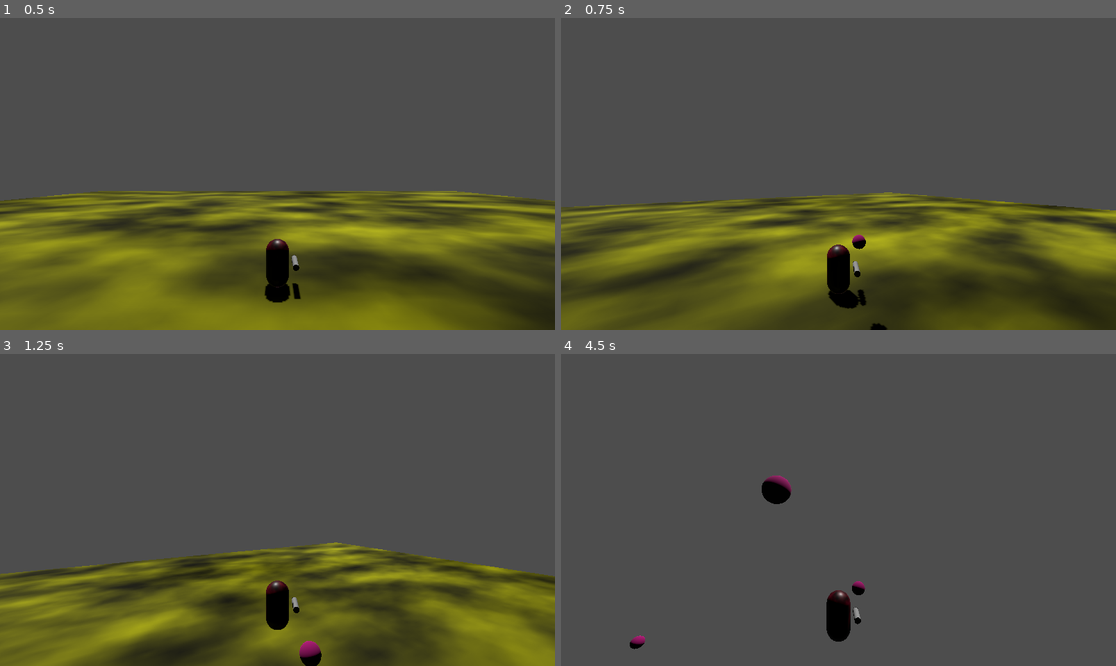
Above: before the commit, frames 1-4 (two rows, left to right).
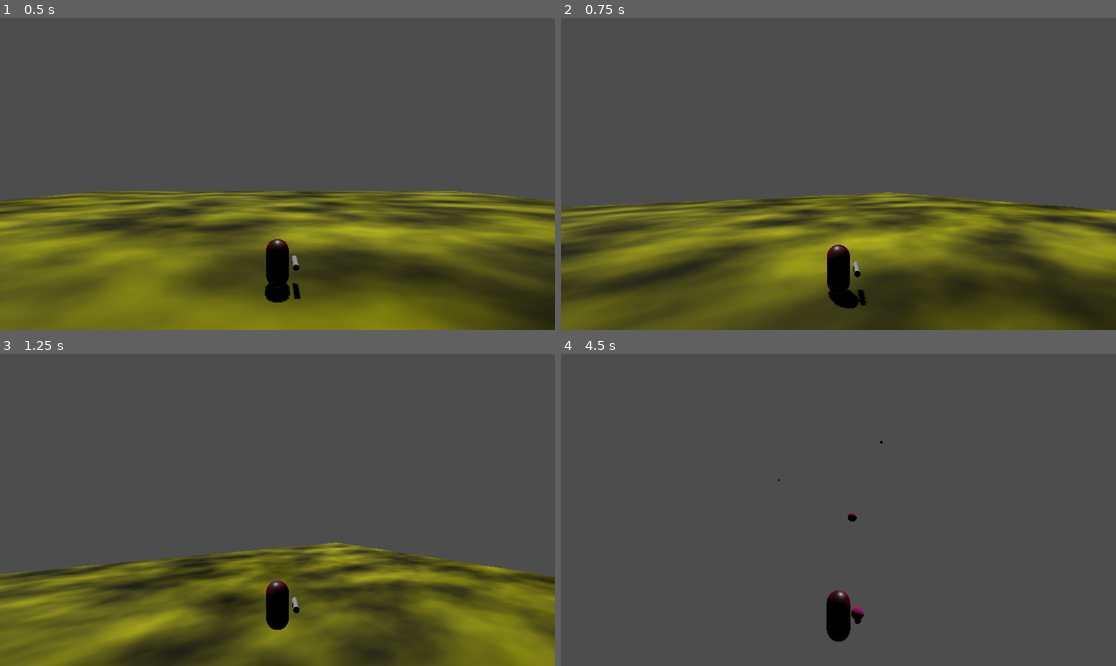
Above: after the commit, the same moments.

Repository: bsu-cs315/P3-Weaver
Game: Godot game, scene res://world/world.tscn
The game is run twice, just before and just after one commit, with the same random seed, the same clock (stepped at 60 frames per second) and the same inputs.
Inputs (mouse positions are in pixels of both pictures, inside the frame that each line leads up to):
- Up to frame 1 (0.5 s): no input
- Up to frame 2 (0.75 s): tap Enter at 0.5 s; move the mouse to (866, 174) at 0.52 s; press the mouse at (866, 174) at 0.53 s; hold W (move_forward) from 0.53 s (still down)
- Up to frame 3 (1.25 s): keep holding W (move_forward); tap Space (jump) at 0.77 s
- Up to frame 4 (4.5 s): keep holding W (move_forward); move the mouse to (810, 510) at 1.27 s; release the mouse at (810, 510) at 1.28 s; click (810, 510) at 1.35 s; tap Space (jump) at 1.52, 3.02, 3.77 s; move the mouse to (849, 503) at 2.02 s; press the mouse at (849, 503) at 2.03 s; move the mouse to (832, 516) at 2.77 s; release the mouse at (832, 516) at 2.78 s; click (832, 516) at 2.85 s; move the mouse to (877, 513) at 3.52 s; press the mouse at (877, 513) at 3.53 s; move the mouse to (794, 506) at 4.27 s; release the mouse at (794, 506) at 4.28 s; click (794, 506) at 4.35 s

Frame 1 is identical in both runs. In frame 2, 0.1% of the frame differs, in the area x 52-59%, y 69-100%; in frame 3, 0.3%; in frame 4, 0.7%, in the area x 12-58%, y 27-95%.

Commit message:
Fix launch point and add power control

Diff:
--- a/launcher/launcher.gd
+++ b/launcher/launcher.gd
@@ -1,25 +1,31 @@
 extends Node3D
 
+var charge_power = 0
 
+@export var force := Vector3(-500,-5,-500)
+@onready var bird = preload("res://birds/bird.tscn")
 
-@export var force := Vector3(-1000,-10,-1000)
-@onready var bird = preload("res://birds/bird.tscn")
 
 # Called when the node enters the scene tree for the first time.
 #func _ready():
 #	_make_new_bird()
 
 
-# Called every frame. 'delta' is the elapsed time since the previous frame.
-func _process(delta:float):
-	if Input.is_action_just_pressed("launch"):
-		_make_new_bird()
+
+func _process(_delta:float):
+	if Input.is_action_pressed("launch"):
+		charge_power += .1
+		print (charge_power)
+	if Input.is_action_just_released("launch"):
+		_make_new_bird(charge_power*force)
+		charge_power = 0
+	elif (charge_power >= 5):
+		_make_new_bird(charge_power*force)
+		charge_power = 0
 
 
-
-
-func _make_new_bird():
+func _make_new_bird(launch_power):
 	var bird_inst = bird.instantiate()
 	get_tree().get_root().get_child(0).add_child(bird_inst)
 	bird_inst.global_transform = $launch_point_3d.global_transform
-	bird_inst.apply_central_impulse(force*-self.global_transform.basis.z)
+	bird_inst.apply_central_impulse(launch_power*-self.global_transform.basis.z)
--- a/launcher/launcher.tscn
+++ b/launcher/launcher.tscn
@@ -38,3 +38,4 @@
 disabled = true
 
 [node name="launch_point_3d" type="Marker3D" parent="."]
+transform = Transform3D(1, 0, 0, 0, 1, 0, 0, 0, 1, 0, 0.5, 0)
--- a/player_body/player_body.tscn
+++ b/player_body/player_body.tscn
@@ -45,4 +45,4 @@
 
 [node name="launcher" parent="." instance=ExtResource("2_7wjhc")]
 transform = Transform3D(1, 0, 0, 0, -0.0150092, 0.999887, 0, -0.999887, -0.0150092, 0.759242, 0, 0)
-force = Vector3(-1000, -10, -1000)
+force = Vector3(-500, -5, -500)
